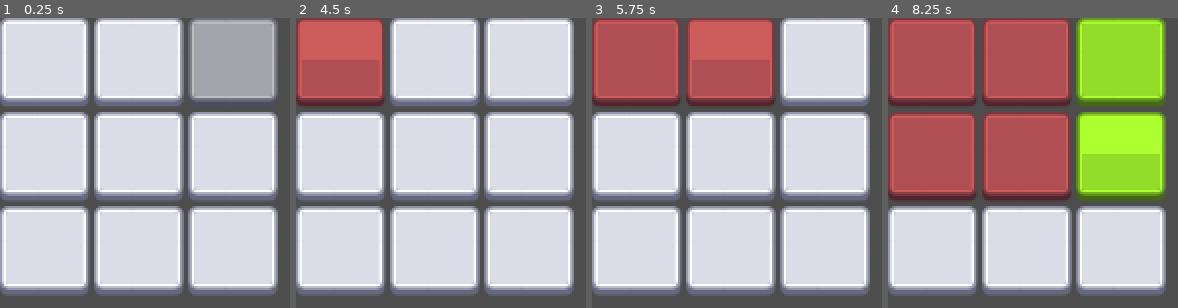
Above: before the commit, frames 1-4 (left to right).
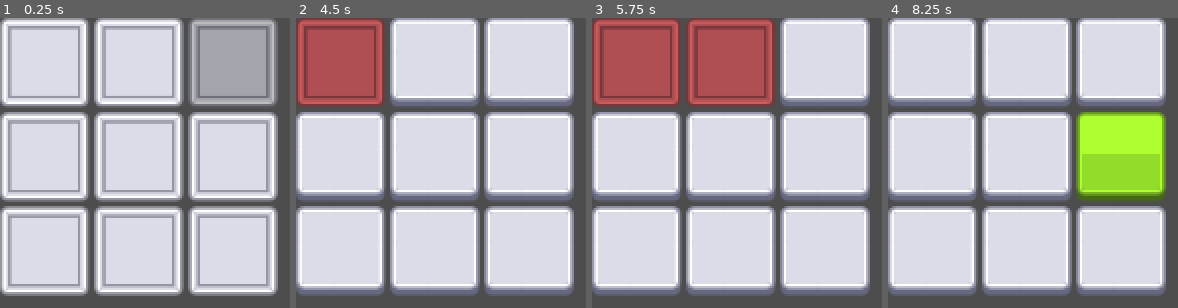
Above: after the commit, the same moments.

Repository: Han2-Ro/gmtk25
Game: Godot game, scene res://main.tscn
Same seed, same stepped clock (60 frames per second), same inputs: the game is played once before the commit and once after it.
Inputs (mouse positions are in pixels of both pictures, inside the frame that each line leads up to):
- Up to frame 1 (0.25 s): no input
- Up to frame 2 (4.5 s): tap Enter at 0.5, 3.5 s; move the mouse to (outside the picture) at 0.52 s; move the mouse to (outside the picture) at 1.27 s; move the mouse to (outside the picture) at 2.02 s; tap Space at 2.75 s; move the mouse to (outside the picture) at 2.77 s; move the mouse to (outside the picture) at 3.52 s; click (339, 61) at 4.25 s
- Up to frame 3 (5.75 s): click (731, 61) at 5 s
- Up to frame 4 (8.25 s): click (1120, 61) at 5.75 s; click (931, 157) at 6.5 s; click (1027, 157) at 7.25 s; click (1120, 157) at 8 s

The runs differ from the first frame. In frame 1, 18% of the frame differs, in the area x 0-96%, y 2-96%; in frame 2, 4.5%; in frame 3, 6.4%; in frame 4, 47%, in the area x 0-96%, y 0-64%.

Commit message:
feat: disable buttons that were mistakes

Diff:
--- /dev/null
+++ b/show_sequence/button_disabled.svg
@@ -0,0 +1,8 @@
+<svg width="64" height="64" xmlns="http://www.w3.org/2000/svg" xmlns:xlink="http://www.w3.org/1999/xlink">
+  <defs/>
+  <g>
+    <path stroke="none" fill="#9696A3" d="M62 6 L61.95 5.05 Q61.5 2 58 2 L6 2 Q2.5 2 2.1 5.05 L2 6 2 58 Q2 62 6 62 L58 62 Q62 62 62 58 L62 6 M0 58.25 L0 6 Q0 0 6 0 L58 0 Q64 0 64 6 L64 58.25 Q63.85 64 58 64 L6 64 Q0.15 64 0 58.25 M6 6 L58 6 58 58 28 58 27.45 58 6 58 6 6 M28 56 L56 56 56 8 8 8 8 56 27.45 56 28 56"/>
+    <path stroke="none" fill="#FFFFFF" d="M6 4 Q4.35 4 4.1 5.3 L4.05 5.5 4 6 4 58 Q4 60 6 60 L27.45 60 28 60 58 60 Q60 60 60 58 L60 6 59.95 5.3 60 5.35 Q59.65 4 58 4 L6 4 M62 6 L62 58 Q62 62 58 62 L6 62 Q2 62 2 58 L2 6 2.1 5.05 Q2.5 2 6 2 L58 2 Q61.5 2 61.95 5.05 L62 6"/>
+    <path stroke="none" fill="#DADCE7" d="M6 4 L58 4 Q59.65 4 60 5.35 L59.95 5.3 60 6 60 58 Q60 60 58 60 L28 60 27.45 60 6 60 Q4 60 4 58 L4 6 4.05 5.5 4.1 5.3 Q4.35 4 6 4 M6 6 L6 58 27.45 58 28 58 58 58 58 6 6 6 M28 56 L27.45 56 8 56 8 8 56 8 56 56 28 56"/>
+  </g>
+</svg>
--- a/show_sequence/grid_container.gd
+++ b/show_sequence/grid_container.gd
@@ -47,9 +47,15 @@
 	var expected_index = level_sequence[current_step]
 	var pressed_button = buttons[index]
 	if (expected_index == index):
+		for button in buttons:
+			button.disabled = false
+			button.modulate = Color.WHITE
+		user_presses.append(index)
 		pressed_button.modulate = Color.GREEN_YELLOW
-		user_presses.append(index)
+		await get_tree().create_timer(.8).timeout
+		pressed_button.modulate = Color.WHITE
 	else:
 		# TODO: disable wrong button until next step
 		pressed_button.modulate = Color.INDIAN_RED
+		pressed_button.disabled = true
 		print("WRONG! Should have been button", expected_index)
--- a/show_sequence/sequence_button.tscn
+++ b/show_sequence/sequence_button.tscn
@@ -1,11 +1,13 @@
-[gd_scene load_steps=4 format=3 uid="uid://c46sl5awk5amp"]
+[gd_scene load_steps=5 format=3 uid="uid://c46sl5awk5amp"]
 
 [ext_resource type="Texture2D" uid="uid://c885nu1qleavw" path="res://show_sequence/button_normal.svg" id="1_muv3v"]
 [ext_resource type="Texture2D" uid="uid://5cj370iafqhv" path="res://show_sequence/button_pressed.svg" id="2_muv3v"]
 [ext_resource type="Texture2D" uid="uid://b33ljuxwipmd3" path="res://show_sequence/button_hovered.svg" id="3_ybjfs"]
+[ext_resource type="Texture2D" uid="uid://7ubsmfy3daw5" path="res://show_sequence/button_disabled.svg" id="4_4ictj"]
 
 [node name="Button" type="TextureButton"]
 texture_normal = ExtResource("1_muv3v")
 texture_pressed = ExtResource("2_muv3v")
 texture_hover = ExtResource("3_ybjfs")
+texture_disabled = ExtResource("4_4ictj")
 stretch_mode = 3
Not shown, added: show_sequence/button_disabled.svg.import
